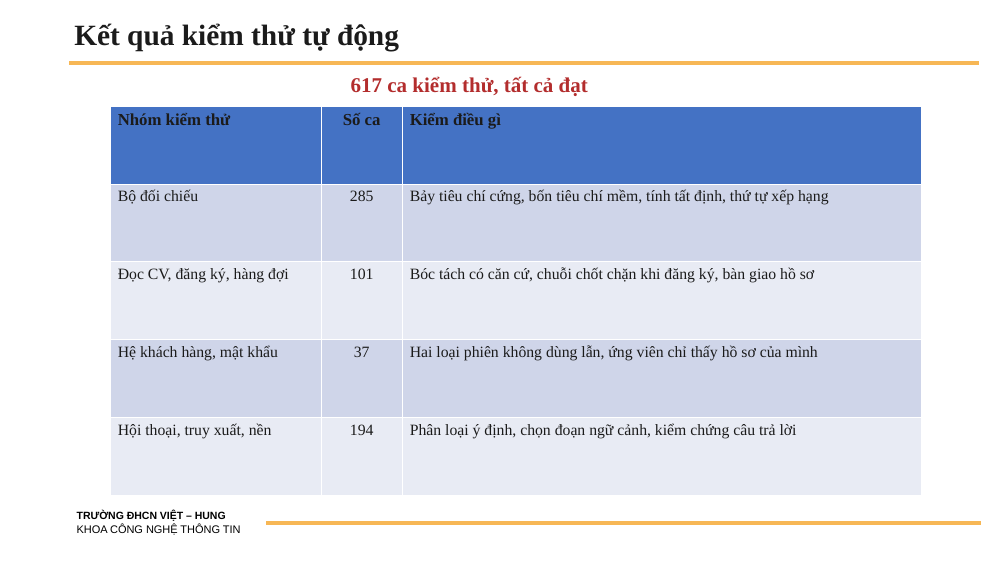
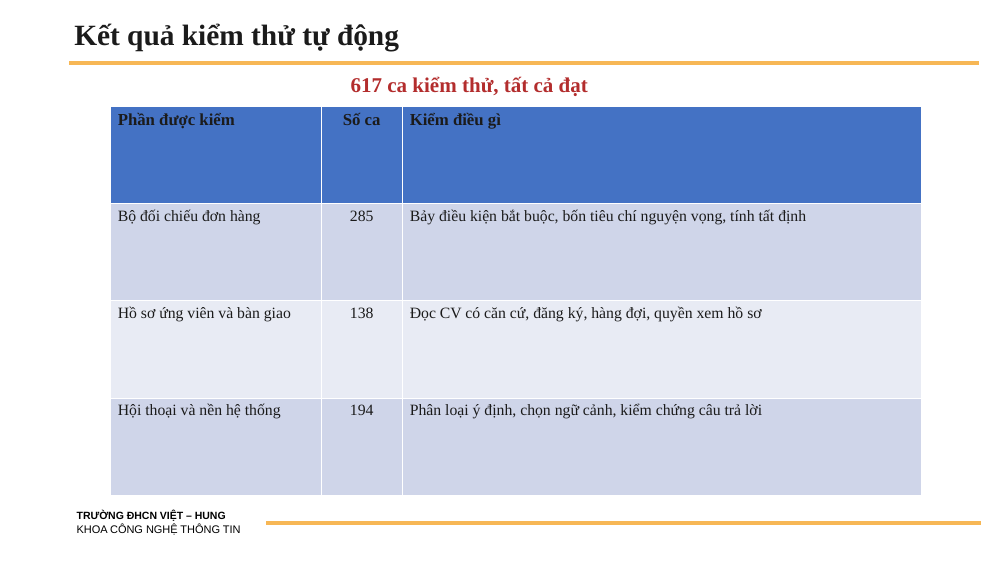
Before and after one commit to Hduc2412/Web-XKLD, a slide deck: slide 8 of tailieu/BaoCao_TienDo_DATN_HoangMinhDuc_2200583.pptx. Drawn at 1008x567 pixels with LibreOffice and Linux fonts; fonts in the diff are those of the drawing; background and template pictures are left out. Boxes give left, top, right and bottom in pixels: in the first picture for what was removed or moved away, otherwise in the second. Text is boxed around its words. In the diff, an @@ line names an element or a change of style, - is before the commit and + after.

```diff
--- a/tailieu/BaoCao_TienDo_DATN_HoangMinhDuc_2200583.pptx
+++ b/tailieu/BaoCao_TienDo_DATN_HoangMinhDuc_2200583.pptx
@@ table at (x1=110, y1=107, x2=922, y2=496) @@
-row 1: Nhóm kiểm thử | Số ca | Kiểm điều gì
-row 2: Bộ đối chiếu | 285 | Bảy tiêu chí cứng, bốn tiêu chí mềm, tính tất định, thứ tự xếp hạng
-row 3: Đọc CV, đăng ký, hàng đợi | 101 | Bóc tách có căn cứ, chuỗi chốt chặn khi đăng ký, bàn giao hồ sơ
-row 4: Hệ khách hàng, mật khẩu | 37 | Hai loại phiên không dùng lẫn, ứng viên chỉ thấy hồ sơ của mình
-row 5: Hội thoại, truy xuất, nền | 194 | Phân loại ý định, chọn đoạn ngữ cảnh, kiểm chứng câu trả lời
+row 1: Phần được kiểm | Số ca | Kiểm điều gì
+row 2: Bộ đối chiếu đơn hàng | 285 | Bảy điều kiện bắt buộc, bốn tiêu chí nguyện vọng, tính tất định
+row 3: Hồ sơ ứng viên và bàn giao | 138 | Đọc CV có căn cứ, đăng ký, hàng đợi, quyền xem hồ sơ
+row 4: Hội thoại và nền hệ thống | 194 | Phân loại ý định, chọn ngữ cảnh, kiểm chứng câu trả lời
```
